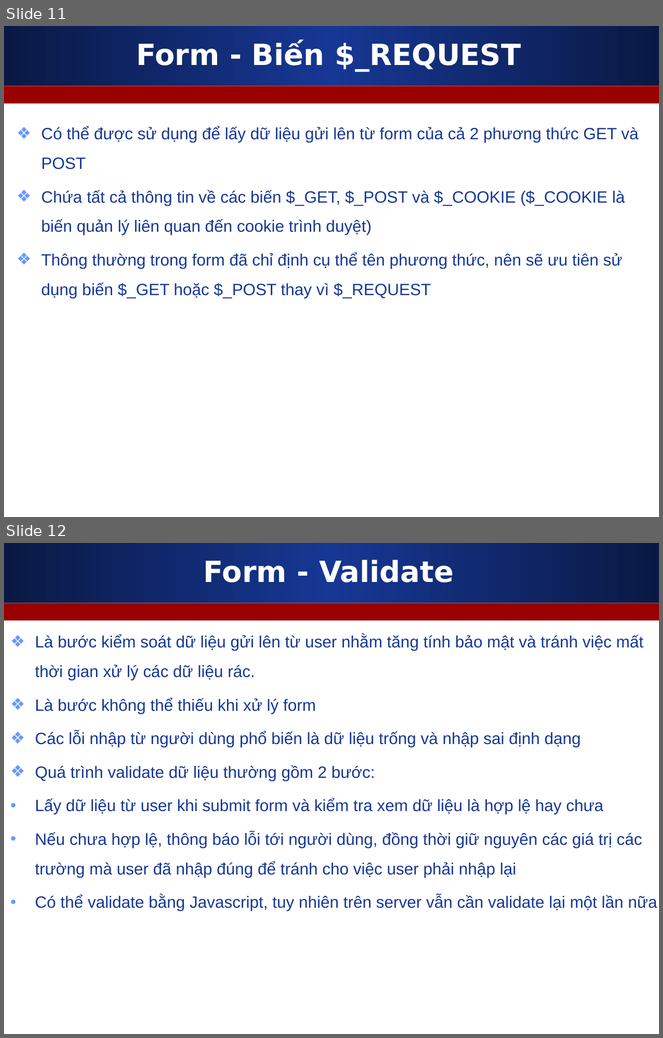
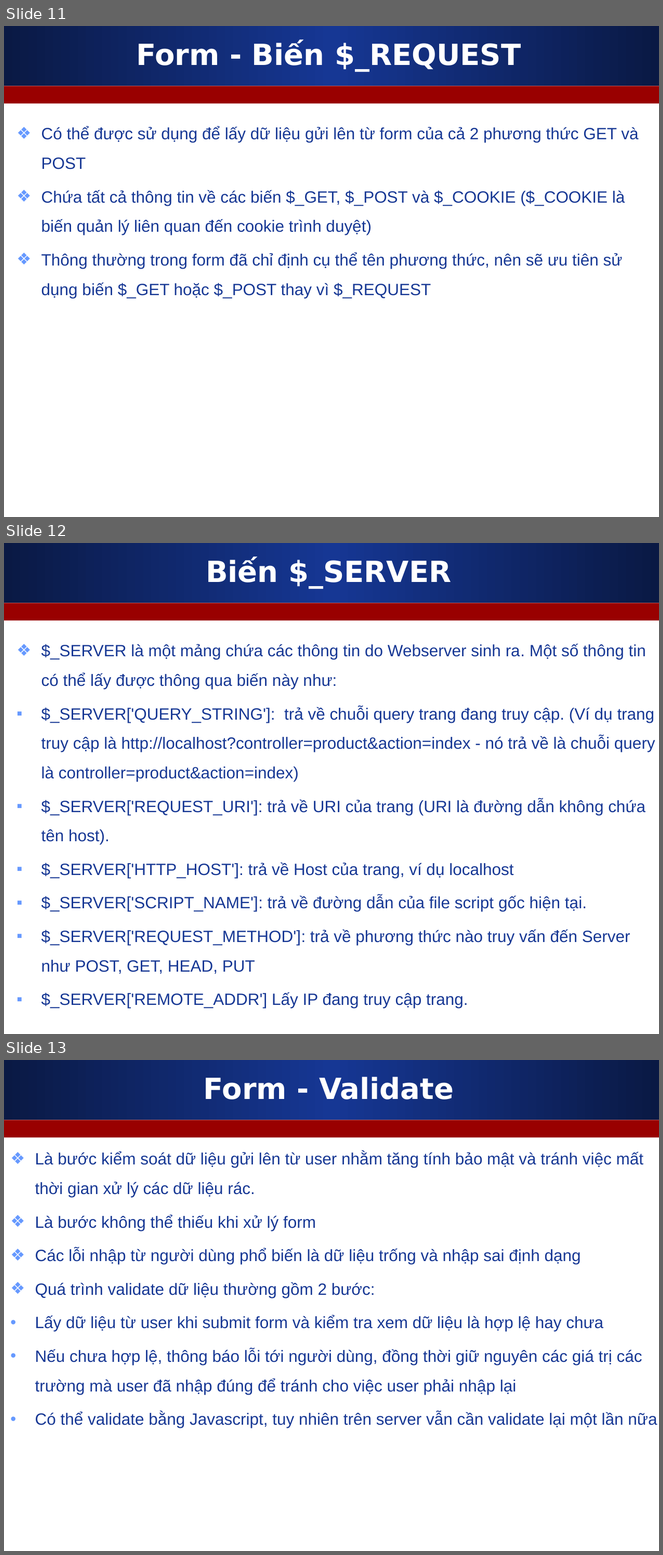
Before and after one commit to nguyenvietmanhit/php1019e2, a slide deck: Day15_4_PHP_Form/Slides/Form.ppt. Shown one above the other, each under a label of ours: slides 11 and 12 before the commit, slides 11, 12 and 13 after it. The pictures are 663x1038 and 663x1555 pixels, drawn with LibreOffice and Linux fonts; fonts in the diff are those of the drawing. Boxes give left, top, right and bottom in pixels: in the first picture for what was removed or moved away, otherwise in the second. Text is boxed around its words. In the diff, an @@ line names an element or a change of style, - is before the commit and + after.

```diff
--- a/Day15_4_PHP_Form/Slides/Form.ppt
+++ b/Day15_4_PHP_Form/Slides/Form.ppt
@@ slide 12 added at (x1=4, y1=543, x2=659, y2=1034), background #FFFFFF; not listed: 2 template elements that a slide beside it also shows @@
@@ title added at (x1=206, y1=559, x2=451, y2=588), 32 pt, text #FFFFFF, bold @@
+Biến $_SERVER
@@ text added at (x1=41, y1=643, x2=656, y2=1008), 18 pt, text #163794 @@
+❖ $_SERVER là một mảng chứa các thông tin do Webserver sinh ra. Một số thông tin có thể lấy được thông qua biến này như:
+▪ $_SERVER['QUERY_STRING']: trả về chuỗi query trang đang truy cập. (Ví dụ trang truy cập là http://localhost?controller=product&action=index - nó trả về là chuỗi query là controller=product&action=index)
+▪ $_SERVER['REQUEST_URI']: trả về URI của trang (URI là đường dẫn không chứa tên host).
+▪ $_SERVER['HTTP_HOST']: trả về Host của trang, ví dụ localhost
+▪ $_SERVER['SCRIPT_NAME']: trả về đường dẫn của file script gốc hiện tại.
+▪ $_SERVER['REQUEST_METHOD']: trả về phương thức nào truy vấn đến Server như POST, GET, HEAD, PUT
+▪ $_SERVER['REMOTE_ADDR'] Lấy IP đang truy cập trang.
@@ what was slide 12 is now slide 13 @@
```
Also in this commit, not shown: 1 slide changed.
